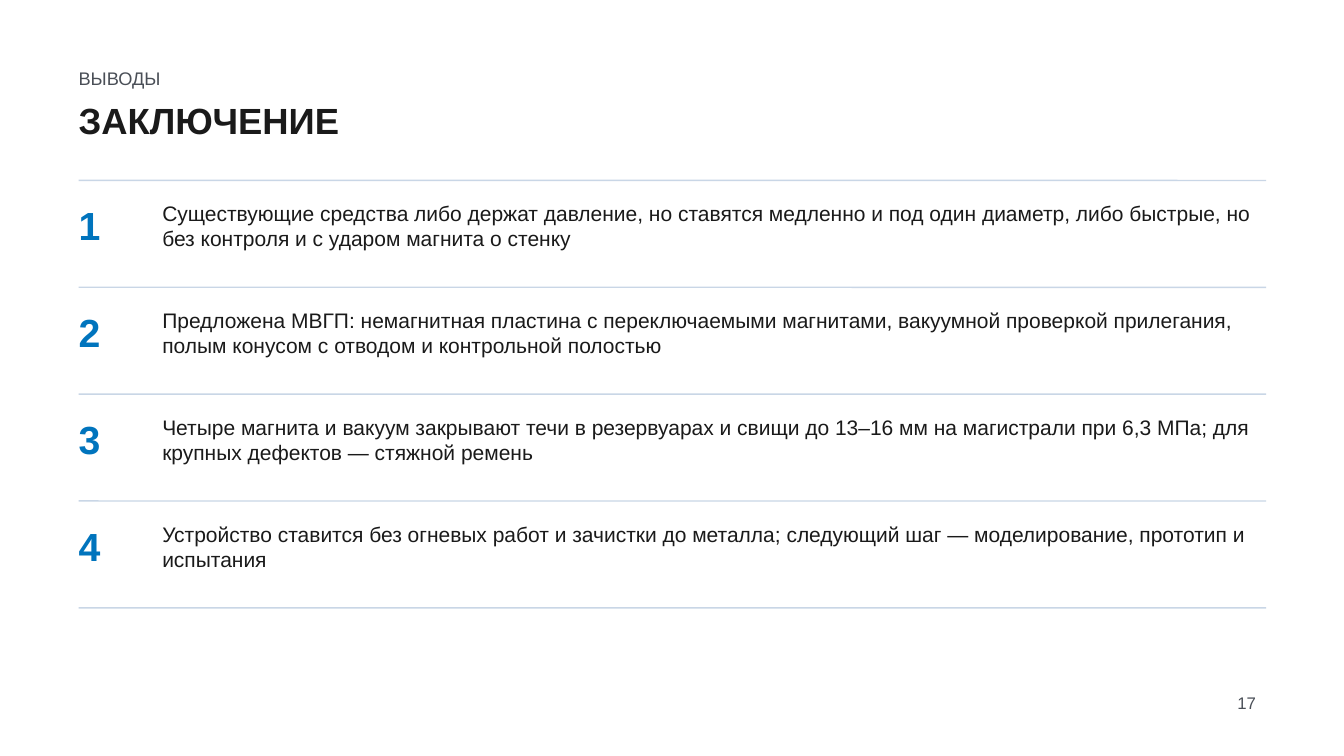
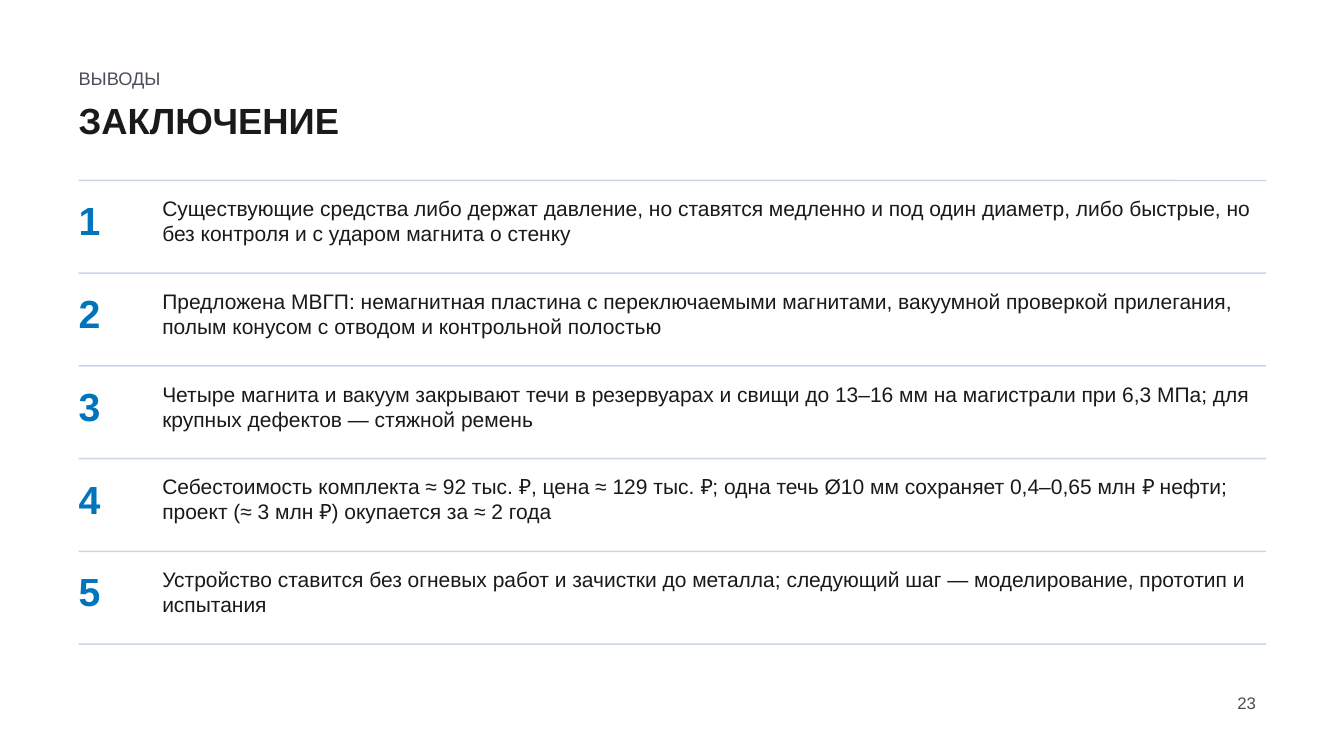
Before and after one commit to Arhipov-stack/ArhipovHub, a slide deck: slide 23 of magnetic-seal-plate/presentation/MVGP_presentation.pptx (slide 17 before the commit). Drawn at 1344x756 pixels with LibreOffice and Linux fonts; fonts in the diff are those of the drawing. Boxes give left, top, right and bottom in pixels: in the first picture for what was removed or moved away, otherwise in the second. Text is boxed around its words. In the diff, an @@ line names an element or a change of style, - is before the commit and + after.

```diff
--- a/magnetic-seal-plate/presentation/MVGP_presentation.pptx
+++ b/magnetic-seal-plate/presentation/MVGP_presentation.pptx
@@ text "1": place and size @@
-text "1" at (79,213,101,240)
+text "1" at (79,208,101,235)
@@ text "Существующие средства либо держат давление, ...": place and size @@
-text "Существующие средства либо держат давление, ..." at (162,205,1250,251)
+text "Существующие средства либо держат давление, ..." at (162,200,1250,246)
@@ text "2": place and size @@
-text "2" at (79,319,101,347)
+text "2" at (79,300,101,328)
@@ line moved from (79, 287) - (1266, 287) to (79, 273) - (1266, 273) @@
@@ text "Предложена МВГП: немагнитная пластина с ...": place and size @@
-text "Предложена МВГП: немагнитная пластина с ..." at (162,312,1232,358)
+text "Предложена МВГП: немагнитная пластина с ..." at (162,293,1232,338)
@@ text "3": place and size @@
-text "3" at (79,426,101,455)
+text "3" at (79,393,101,422)
@@ line moved from (79, 394) - (1266, 394) to (79, 366) - (1266, 366) @@
@@ text "Четыре магнита и вакуум закрывают ...": place and size @@
-text "Четыре магнита и вакуум закрывают ..." at (162,420,1249,464)
+text "Четыре магнита и вакуум закрывают ..." at (162,387,1249,431)
@@ text "4": place and size @@
-text "4" at (79,534,101,561)
+text "4" at (79,487,101,514)
@@ line moved from (79, 501) - (1266, 501) to (79, 459) - (1266, 459) @@
@@ text added at (162,478,1227,524), 15 pt, text #1A1A1A @@
+Себестоимость комплекта ≈ 92 тыс. ₽, цена ≈ 129 тыс. ₽; одна течь Ø10 мм сохраняет 0,4–0,65 млн ₽ нефти; проект (≈ 3 млн ₽) окупается за ≈ 2 года
@@ line moved from (79, 608) - (1266, 608) to (79, 552) - (1266, 552) @@
@@ text "Устройство ставится без огневых работ ...": place and size @@
-text "Устройство ставится без огневых работ ..." at (162,526,1245,567)
+text "Устройство ставится без огневых работ ..." at (162,571,1245,612)
@@ text added at (79,579,101,607), 28 pt, text #0074BD, bold @@
+5
@@ line added from (79, 644) to (1266, 644), #C9D6E6 1 pt @@
@@ page number at (1237,697,1256,709): text changed @@
-17
+23
```
Also in this commit, not shown: 3 other slides changed, 6 slides added, 15 other files.
